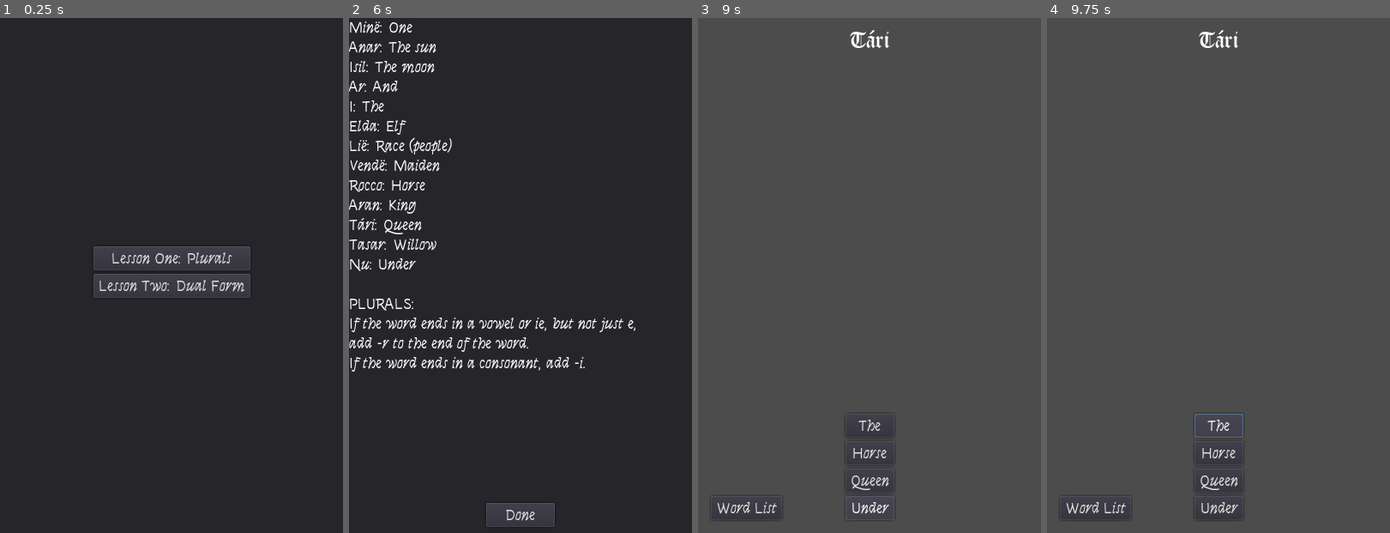
Above: before the commit, frames 1-4 (left to right).
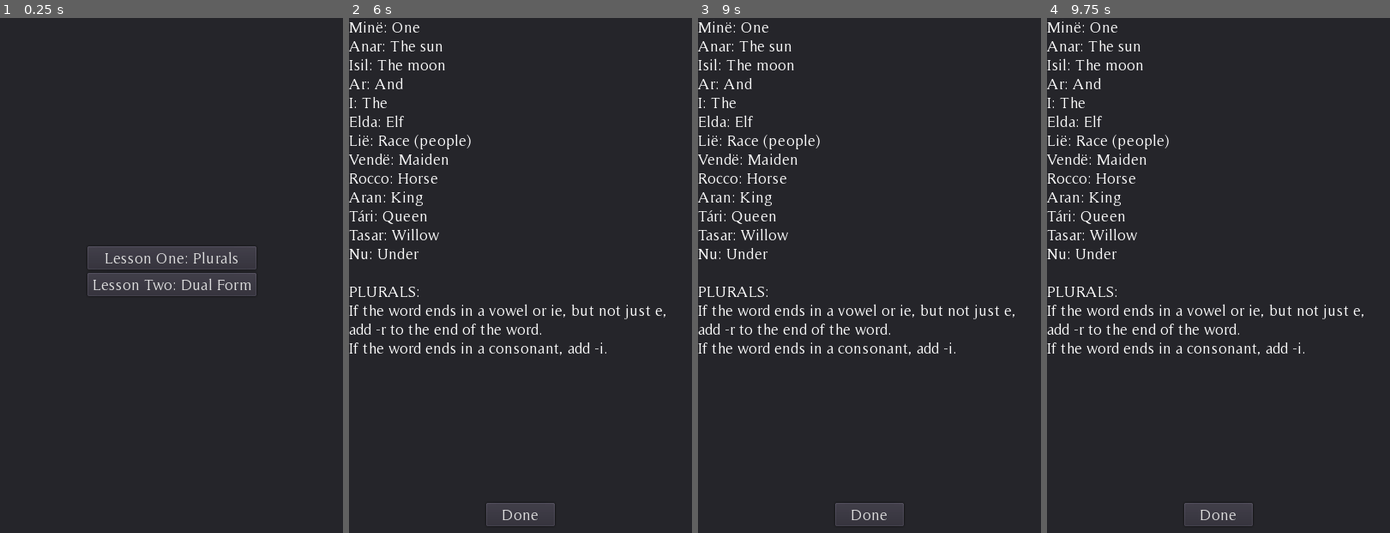
Above: after the commit, the same moments.

Repository: the-alex-g/QuenyaFlashcards
Game: Godot game, scene res://Main.tscn
Same seed, same stepped clock (60 frames per second), same inputs: the game is played once before the commit and once after it.
Inputs (mouse positions are in pixels of both pictures, inside the frame that each line leads up to; where the layout moved, square brackets give the same spot in the first picture):
- Up to frame 1 (0.25 s): no input
- Up to frame 2 (6 s): click (520, 512) at 0.5 s, where only the run before the commit has a clickable "Done"; click (520, 512) at 1.25 s, where only the run before the commit has a clickable "Done"; click (520, 378) [520, 424] at 2 s; click (520, 404) [520, 450] at 2.75 s; click (520, 430) [520, 481] at 3.5 s; click (520, 455) [520, 507] at 4.25 s; click "Word List" at 5 s; click "Lesson One: Plurals" at 5.75 s
- Up to frame 3 (9 s): click "The" at 6.5 s; click "Horse" at 7.25 s; click "Queen" at 8 s; click "Under" at 8.75 s
- Up to frame 4 (9.75 s): click "The" at 9.5 s

The runs differ from the first frame. In frame 1, 1.5% of the frame differs, in the area x 25-75%, y 44-55%; in frame 2, 7.4%; in frame 3, 97%; in frame 4, 97%, in the area x 0-100%, y 0-100%.

Commit message:
Add password screen and a font

Diff:
--- a/project/SmallFont.tres
+++ b/project/Fonts/LargeFont.tres
@@ -1,7 +1,7 @@
 [gd_resource type="DynamicFont" load_steps=2 format=2]
 
-[ext_resource path="res://SyneTactile-Regular.ttf" type="DynamicFontData" id=1]
+[ext_resource path="res://Fonts/Timeless.ttf" type="DynamicFontData" id=1]
 
 [resource]
-size = 18
+size = 40
 font_data = ExtResource( 1 )
--- a/project/LargeFont.tres
+++ b/project/Fonts/SmallFont.tres
@@ -1,7 +1,7 @@
 [gd_resource type="DynamicFont" load_steps=2 format=2]
 
-[ext_resource path="res://Iglesia.ttf" type="DynamicFontData" id=1]
+[ext_resource path="res://Fonts/Timeless.ttf" type="DynamicFontData" id=1]
 
 [resource]
-size = 30
+size = 18
 font_data = ExtResource( 1 )
--- a/project/Main.tscn
+++ b/project/Main.tscn
@@ -4,7 +4,7 @@
 [ext_resource path="res://Main.gd" type="Script" id=2]
 [ext_resource path="res://LessonButton.tscn" type="PackedScene" id=3]
 [ext_resource path="res://Theme.tres" type="Theme" id=4]
-[ext_resource path="res://LargeFont.tres" type="DynamicFont" id=5]
+[ext_resource path="res://Fonts/LargeFont.tres" type="DynamicFont" id=5]
 
 [node name="Main" type="Control"]
 anchor_right = 1.0
@@ -31,23 +31,24 @@
 anchor_right = 0.5
 anchor_bottom = 1.0
 margin_left = -20.0
-margin_top = -139.0
+margin_top = -195.0
 margin_right = 20.0
-margin_bottom = -15.0
+margin_bottom = -73.0
 
 [node name="WordList" type="Button" parent="."]
 anchor_top = 1.0
 anchor_bottom = 1.0
 margin_left = 15.0
 margin_top = -43.0
-margin_right = 98.0
-margin_bottom = -15.0
+margin_right = 49.0
+margin_bottom = -11.0
 text = "Word List"
 __meta__ = {
 "_edit_use_anchors_": false
 }
 
 [node name="Panel" type="Panel" parent="."]
+visible = false
 anchor_right = 1.0
 anchor_bottom = 1.0
 __meta__ = {
@@ -74,6 +75,7 @@
 text = "Done"
 
 [node name="LessonPanel" type="Panel" parent="."]
+visible = false
 anchor_right = 1.0
 anchor_bottom = 1.0
 margin_left = 0.264862
@@ -97,15 +99,15 @@
 }
 
 [node name="LessonButton" parent="LessonPanel/VBoxContainer" instance=ExtResource( 3 )]
-margin_right = 183.0
-margin_bottom = 28.0
+margin_right = 217.0
+margin_bottom = 24.0
 text = "Lesson One: Plurals"
 lesson_number = 2
 
 [node name="LessonButton2" parent="LessonPanel/VBoxContainer" instance=ExtResource( 3 )]
-margin_top = 32.0
-margin_right = 183.0
-margin_bottom = 60.0
+margin_top = 28.0
+margin_right = 217.0
+margin_bottom = 52.0
 text = "Lesson Two: Dual Form"
 lesson_number = 3
 [connection signal="correct_answer_given" from="AnswerButtons" to="." method="_on_AnswerButtons_correct_answer_given"]
--- /dev/null
+++ b/project/PasswordScreen.gd
@@ -0,0 +1,31 @@
+extends Control
+
+# signals
+
+# enums
+
+# constants
+const PASSWORD := 'GreyHavens'
+
+# exported variables
+
+# variables
+var _ignore
+
+# onready variables
+onready var _password_field := $Password
+
+
+func _on_Password_text_entered(new_text:String)->void:
+	if new_text == PASSWORD:
+		_go_to_next()
+
+
+func _on_EnterButton_pressed()->void:
+	if _password_field.text == PASSWORD:
+		_go_to_next()
+
+
+func _go_to_next()->void:
+	yield(get_tree().create_timer(0.5), "timeout")
+	_ignore = get_tree().change_scene("res://Main.tscn")
--- /dev/null
+++ b/project/PasswordScreen.tscn
@@ -0,0 +1,36 @@
+[gd_scene load_steps=3 format=2]
+
+[ext_resource path="res://Theme.tres" type="Theme" id=1]
+[ext_resource path="res://PasswordScreen.gd" type="Script" id=2]
+
+[node name="PasswordScreen" type="Control"]
+anchor_right = 1.0
+anchor_bottom = 1.0
+theme = ExtResource( 1 )
+script = ExtResource( 2 )
+__meta__ = {
+"_edit_use_anchors_": false
+}
+
+[node name="Password" type="LineEdit" parent="."]
+anchor_top = 0.5
+anchor_right = 1.0
+anchor_bottom = 0.5
+margin_left = 60.0
+margin_top = -12.0
+margin_right = -60.0
+margin_bottom = 12.0
+align = 1
+placeholder_text = "password"
+
+[node name="EnterButton" type="Button" parent="."]
+anchor_left = 0.5
+anchor_top = 1.0
+anchor_right = 0.5
+anchor_bottom = 1.0
+margin_left = -26.0
+margin_top = -67.0
+margin_bottom = -40.0
+text = "enter"
+[connection signal="text_entered" from="Password" to="." method="_on_Password_text_entered"]
+[connection signal="pressed" from="EnterButton" to="." method="_on_EnterButton_pressed"]
--- a/project/Theme.tres
+++ b/project/Theme.tres
@@ -1,6 +1,6 @@
 [gd_resource type="Theme" load_steps=2 format=2]
 
-[ext_resource path="res://SmallFont.tres" type="DynamicFont" id=1]
+[ext_resource path="res://Fonts/SmallFont.tres" type="DynamicFont" id=1]
 
 [resource]
 default_font = ExtResource( 1 )
Binary file added: project/Fonts/Timeless.ttf
Binary file removed: project/Iglesia.ttf
Not shown, added: project/SFX/Correct.wav.import
Binary file removed: project/SyneTactile-Regular.ttf
Not shown, added: project/SFX/Correct.wav
